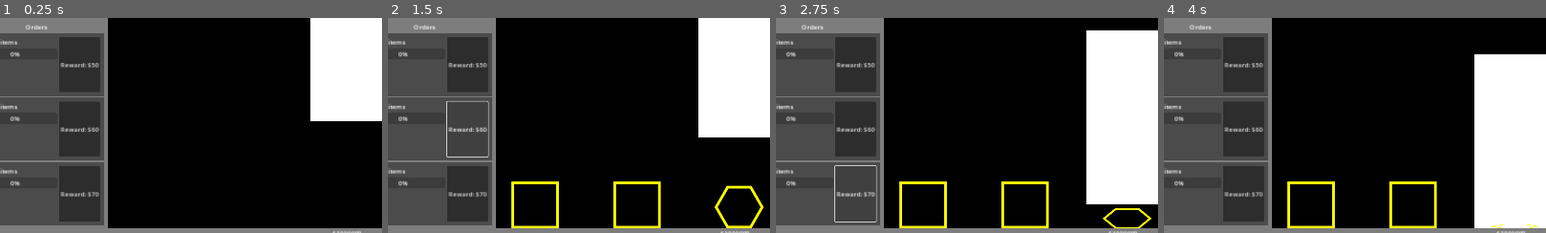
Above: before the commit, frames 1-4 (left to right).
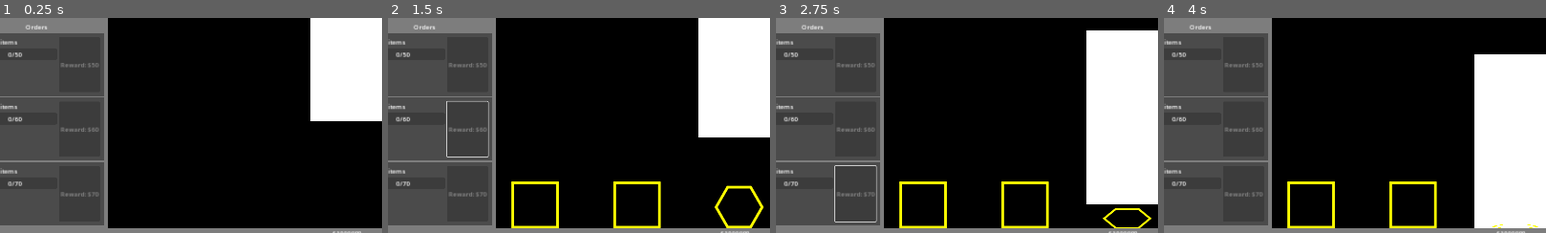
Above: after the commit, the same moments.

Repository: miyo6032/HydraulicPressIncremental
Game: Godot game, scene res://1_main.tscn
Same seed, same stepped clock (60 frames per second), same inputs: the game is played once before the commit and once after it.
Inputs (mouse positions are % of the whole screen's width and height, from its top left):
- Up to frame 1 (0.25 s): no input
- Up to frame 2 (1.5 s): click (15, 11) at 0.5 s, where only the run before the commit has a clickable "Reward: $50"; click (15, 26) at 1.25 s, where only the run before the commit has a clickable "Reward: $60"
- Up to frame 3 (2.75 s): click (15, 41) at 2 s, where only the run before the commit has a clickable "Reward: $70"
- Up to frame 4 (4 s): click "Export Save" at 2.75 s; click "Import Save" at 3.5 s
The pictures show only the part of the screen within x 5-55%, y 0-50%; the shares and areas given below are measured in that part.

The runs differ from the first frame. In frame 1, 0.4% of the frame differs, in the area x 2-26%, y 16-84%; in frame 2, 0.4%; in frame 3, 0.5%; in frame 4, 0.4%.
Error in both runs: Invalid access to property or key 'input' on a base object of type 'null instance'. (res://Main.gd:88)

Commit message:
get orders updating

Diff:
--- a/Conveyor.gd
+++ b/Conveyor.gd
@@ -34,7 +34,7 @@
     if crushables.size() > 7:
         var crushable = crushables[0]
         crushables.remove_at(0)
-        EventBus.crushable_removed.emit(crushable.get_value())
+        EventBus.crushable_removed.emit(crushable)
         crushable.queue_free()
 
 func get_current_crushable():
--- a/EventBus.gd
+++ b/EventBus.gd
@@ -1,5 +1,5 @@
 extends Node
 
-signal crushable_removed(value)
+signal crushable_removed(crushable)
 signal currency_updated(value)
 signal upgrade_level_changed(upgrade_instance)
--- a/Main.gd
+++ b/Main.gd
@@ -14,7 +14,7 @@
 func _ready():
     Console.add_command("save", func(path): save_data("user://" + path + ".res"), 1)
     Console.add_command("load", func(path): load_data("user://" + path + ".res"), 1)
-    Console.add_command("v", func(v): crushable_removed(float(v)), 1)
+    Console.add_command("v", func(v): update_currency(currency + float(v)), 1)
     EventBus.crushable_removed.connect(crushable_removed)
     if OS.get_name() == "Web":
         var window = JavaScriptBridge.get_interface("window")
@@ -26,8 +26,8 @@
         upgrade_instance.upgrade_bought.connect(upgrade_bought)
         upgrade_instances.append(upgrade_instance)
 
-func crushable_removed(value):
-    update_currency(currency + value)
+func crushable_removed(crushable):
+    update_currency(currency + crushable.get_value())
 
 func upgrade_bought(value):
     update_currency(currency - value)
--- a/Order.gd
+++ b/Order.gd
@@ -2,7 +2,37 @@
 
 @onready var order_desc = $MarginContainer/HBoxContainer/VBoxContainer/OrderLabel
 @onready var claim_button = $MarginContainer/HBoxContainer/ClaimButton
+@onready var progress_bar = $MarginContainer/HBoxContainer/VBoxContainer/ProgressBar
+@onready var progress_label = $MarginContainer/HBoxContainer/VBoxContainer/ProgressBar/ProgressLabel
+
+var count
+var current_order: OrderRes
+
+func _ready():
+    EventBus.crushable_removed.connect(crushable_removed)
+    progress_bar.max_value = 1
 
 func set_order(order: OrderRes):
     order_desc.text = order.get_description()
     claim_button.text = "Reward: $" + Utils.format_num(order.amount)
+    current_order = order
+    claim_button.disabled = true
+    update_count(0)
+
+func crushable_removed(crushable):
+    if current_order.counts_towards_order(crushable):
+        update_count(clamp(count + 1, 0, current_order.amount))
+
+func update_count(new_count):
+    count = new_count
+    progress_bar.value = count / current_order.amount
+    progress_label.text = "%.0f/%.0f" % [count, current_order.amount]
+    if count >= current_order.amount:
+        claim_button.disabled = false
+        claim_button.text = "Claim: $" + Utils.format_num(current_order.amount)
+
+func save_data():
+    pass
+
+func load_data():
+    pass
--- a/OrderRes.gd
+++ b/OrderRes.gd
@@ -12,3 +12,6 @@
     var desc = "Press %.0f" % amount
     desc += " items"
     return desc
+
+func counts_towards_order(crushable):
+    return true
--- a/order.tscn
+++ b/order.tscn
@@ -3,6 +3,11 @@
 [ext_resource type="Script" path="res://Order.gd" id="1_ljcub"]
 
 [node name="Order" type="ColorRect"]
+anchors_preset = 15
+anchor_right = 1.0
+anchor_bottom = 1.0
+grow_horizontal = 2
+grow_vertical = 2
 size_flags_vertical = 3
 color = Color(0.29219, 0.29219, 0.29219, 1)
 script = ExtResource("1_ljcub")
@@ -33,7 +38,20 @@
 text = "Do epic task"
 
 [node name="ProgressBar" type="ProgressBar" parent="MarginContainer/HBoxContainer/VBoxContainer"]
+custom_minimum_size = Vector2(0, 30)
 layout_mode = 2
+show_percentage = false
+
+[node name="ProgressLabel" type="Label" parent="MarginContainer/HBoxContainer/VBoxContainer/ProgressBar"]
+layout_mode = 1
+anchors_preset = 15
+anchor_right = 1.0
+anchor_bottom = 1.0
+grow_horizontal = 2
+grow_vertical = 2
+text = "5/5"
+horizontal_alignment = 1
+vertical_alignment = 1
 
 [node name="ClaimButton" type="Button" parent="MarginContainer/HBoxContainer"]
 layout_mode = 2
